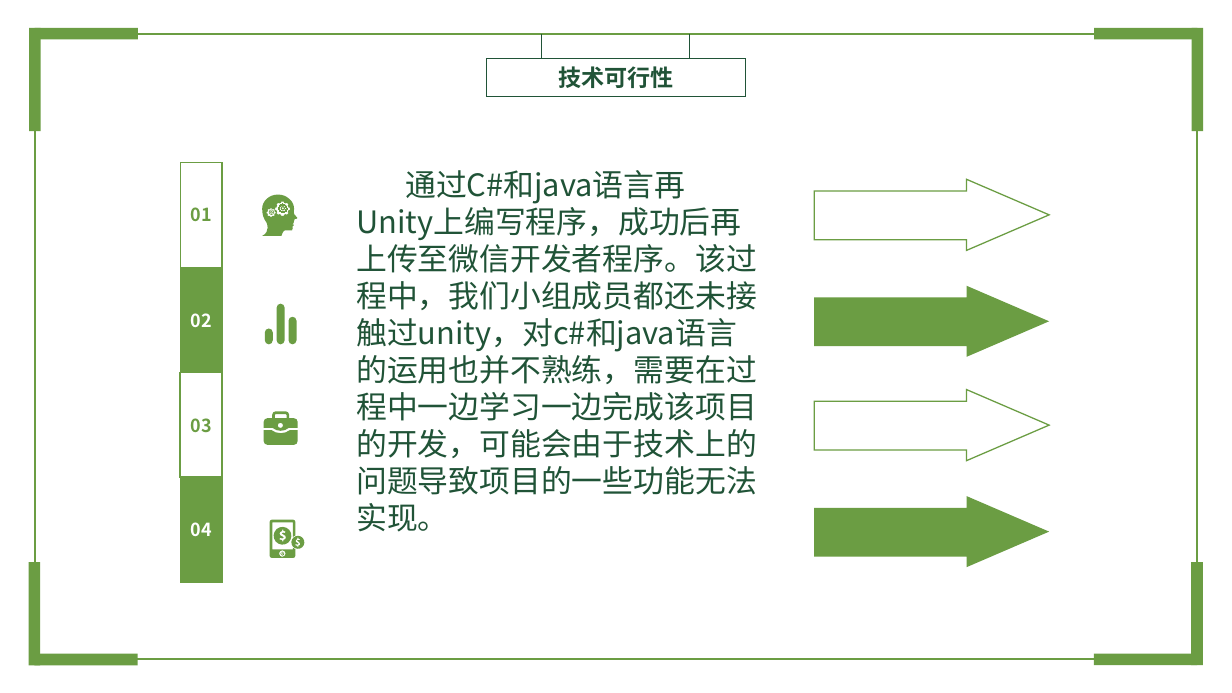
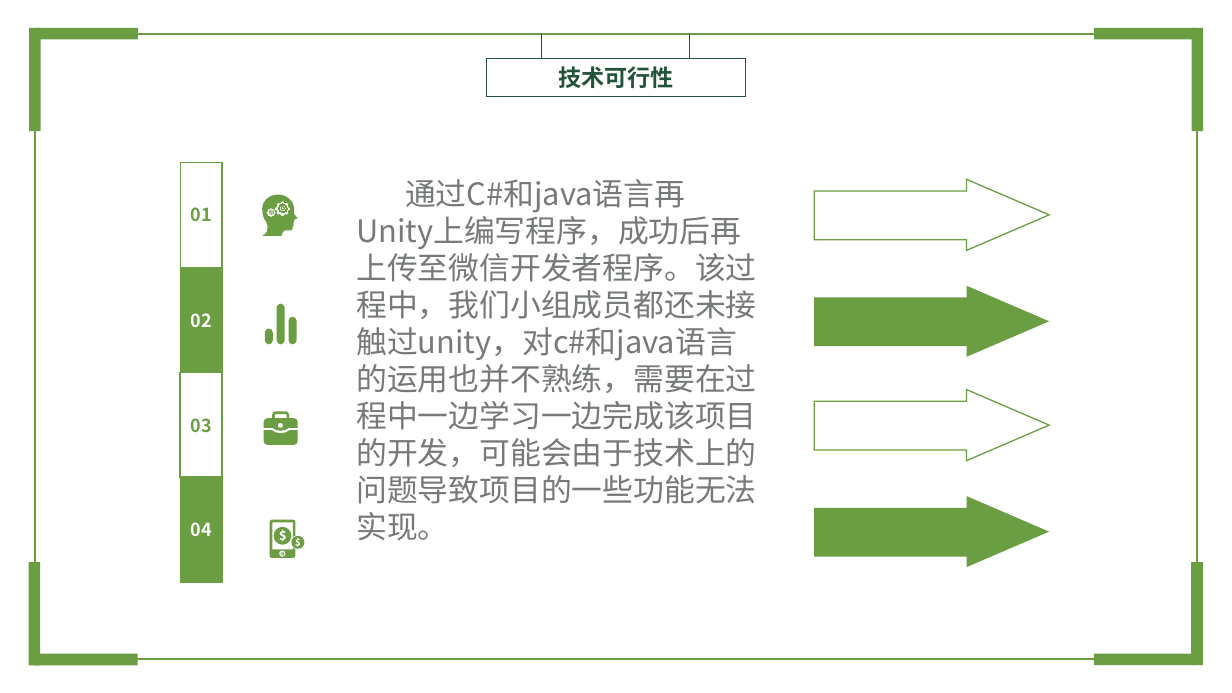
Before and after one commit to lzhokai/-, a slide deck: slide 6 of G13可行性分析报告ppt.pptx (slide 4 before the commit). Drawn at 1232x693 pixels with LibreOffice and Linux fonts; fonts in the diff are those of the drawing; background and template pictures are left out. Boxes give left, top, right and bottom in pixels: in the first picture for what was removed or moved away, otherwise in the second. Text is boxed around its words. In the diff, an @@ line names an element or a change of style, - is before the commit and + after.

```diff
--- a/G13可行性分析报告ppt.pptx
+++ b/G13可行性分析报告ppt.pptx
@@ text "通过C#和java语言再Unity上编写程序，成功后再上传至微信开发者程序。该过程中，我们小组成员都还未接触过unity ...": place and size @@
-text "通过C#和java语言再Unity上编写程序，成功后再上传至微信开发者程序。该过程中，我们小组成员都还未接触过unity ..." at (356,170,756,532)
+text "通过C#和java语言再Unity上编写程序，成功后再上传至微信开发者程序。该过程中，我们小组成员都还未接触过unity ..." at (356,179,756,540)
@@ text "通过C#和java语言再Unity上编写程序，成功后再上传至微信开发者程序。该过程中，我们小组成员都还未接触过unity ..." at (356,179,756,540): text colour #205337 to #757977 @@
```
Also in this commit, not shown: 6 other slides changed, 2 slides added, 5 other files.
